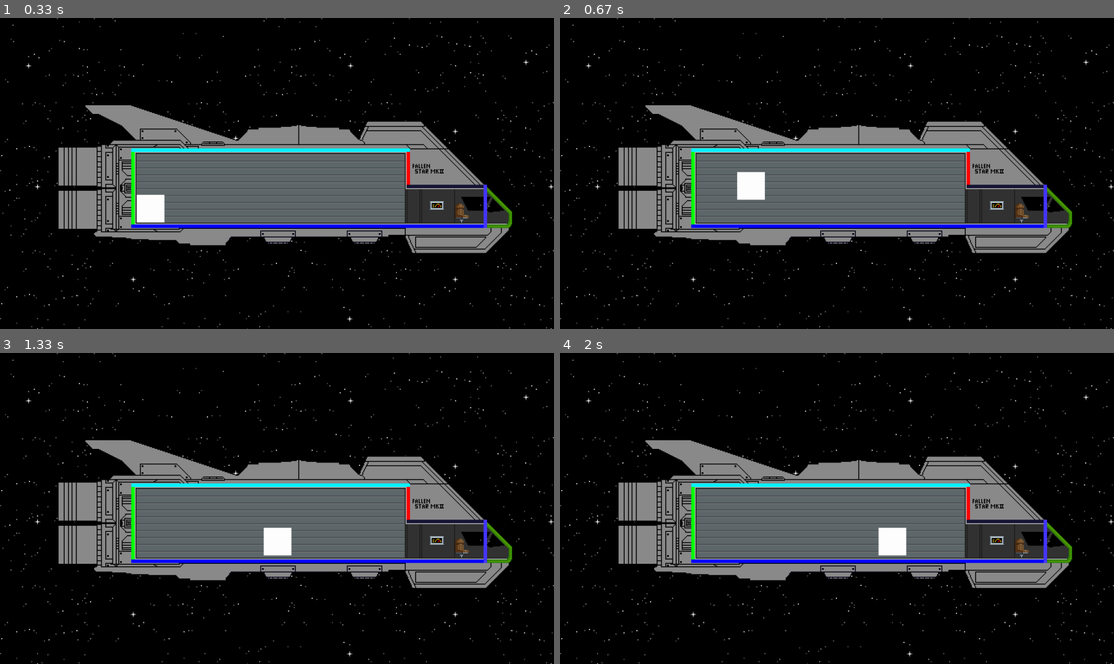
Above: before the commit, frames 1-4 (two rows, left to right).
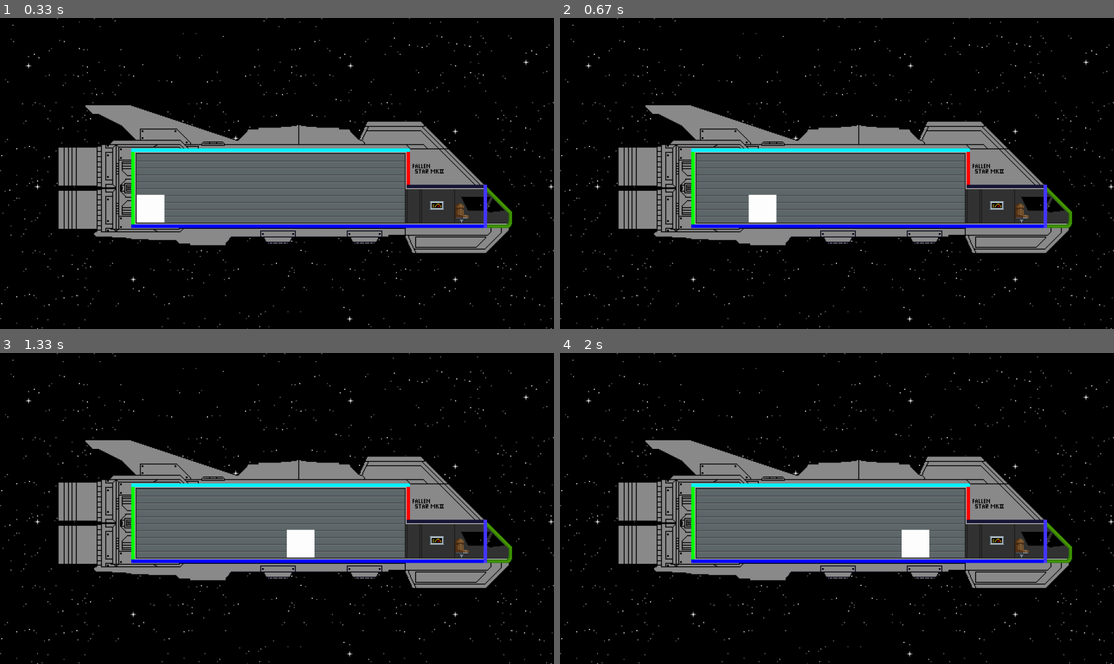
Above: after the commit, the same moments.

Repository: ArcaneTesla/PyGameByArcaneTesla
Game: pygame game, started from Game.py
Two runs of this game, one before a commit and one after it. Both use one fixed random seed, a clock stepped at 60 frames per second and the inputs below.
Inputs:
- Up to frame 1 (0.33 s): no input
- Up to frame 2 (0.67 s): hold Space from 0.33 s (still down); hold Right from 0.33 s (still down)
- Up to frame 3 (1.33 s): release Space at 0.8 s; release Right at 0.8 s; hold Right 0.83-1.3 s
- Up to frame 4 (2 s): hold Right 1.33-1.8 s; hold Left from 1.83 s (still down)

Frame 1 is identical in both runs. In frame 2, 0.8% of the frame differs, in the area x 31-40%, y 49-66%; in frame 3, 0.8%; in frame 4, 0.8%.

Commit message:
Тест колизии2(Исправленое управление)

Diff:
--- a/Game.py
+++ b/Game.py
@@ -6,7 +6,7 @@
 isJump = False
 FPS = 60
 myStep = 10
-jumpCount = 10
+jumpCount = 8
 
 pygame.init()
 
@@ -66,30 +66,31 @@
 blocks.append((block6, block6Rect))
 
 
-def newPosition(direction, spriteX, spriteY):
+def newPosition(key_pressed, spriteX, spriteY):
     # Функция пересчитывает координаты новой позиции игрока и проверяет столкновения с блоками
     global myStep
     global jumpCount
     global isJump
-    if direction:
-        if direction[pygame.K_LEFT]:
+    pygame.display.update()
+    if key_pressed[pygame.K_LEFT]:
             spriteX -= myStep
-        elif direction[pygame.K_RIGHT]:
+    elif key_pressed[pygame.K_RIGHT]:
             spriteX += myStep
-        if not (isJump):
-            if direction[pygame.K_SPACE]:
-                isJump = True
+    if not (isJump):
+        if key_pressed[pygame.K_SPACE]:
+            isJump = True
+    else:
+        if jumpCount >= -10:
+            if jumpCount < 0:
+                spriteY += (jumpCount ** 2) / 2
+            else:
+                spriteY -= (jumpCount ** 2) / 2
+            jumpCount -= 1
         else:
-            if jumpCount >= -10:
-                if jumpCount < 0:
-                    spriteY += (jumpCount ** 2) / 2
-                else:
-                    spriteY -= (jumpCount ** 2) / 2
-                jumpCount -= 1
-            else:
-                isJump = False
-                jumpCount = 10
+            isJump = False
+            jumpCount = 8
     return spriteX, spriteY
+
 
 def collisionDetected():
     global blocks
@@ -116,9 +117,8 @@
 # Цикл игры
 MainCycle = True
 while MainCycle:
-    fpsClock.tick(FPS)  # Частота обновления экрана
+    fpsClock.tick(FPS) # Частота обновления экрана
     key_pressed = pygame.key.get_pressed()
-
 
     for event in pygame.event.get():
         if event.type == pygame.QUIT:
@@ -134,9 +134,8 @@
 
     spriteRect = pygame.Rect(spriteX, spriteY, sprite.get_width(), sprite.get_height()) #Текущее место расположения игрока
     oldPos = (spriteX, spriteY) #Сохраняем старые координаты
-    spriteX, spriteY = newPosition(direction, spriteX, spriteY)  #Новые координаты
+    spriteX, spriteY = newPosition(key_pressed, spriteX, spriteY)  #Новые координаты
     spriteRectNew = pygame.Rect(spriteX, spriteY, sprite.get_width(), sprite.get_height()) #Новое место расположения картинки
-
     if collisionDetected():
         (spriteX, spriteY) = oldPos #Колизия
 
